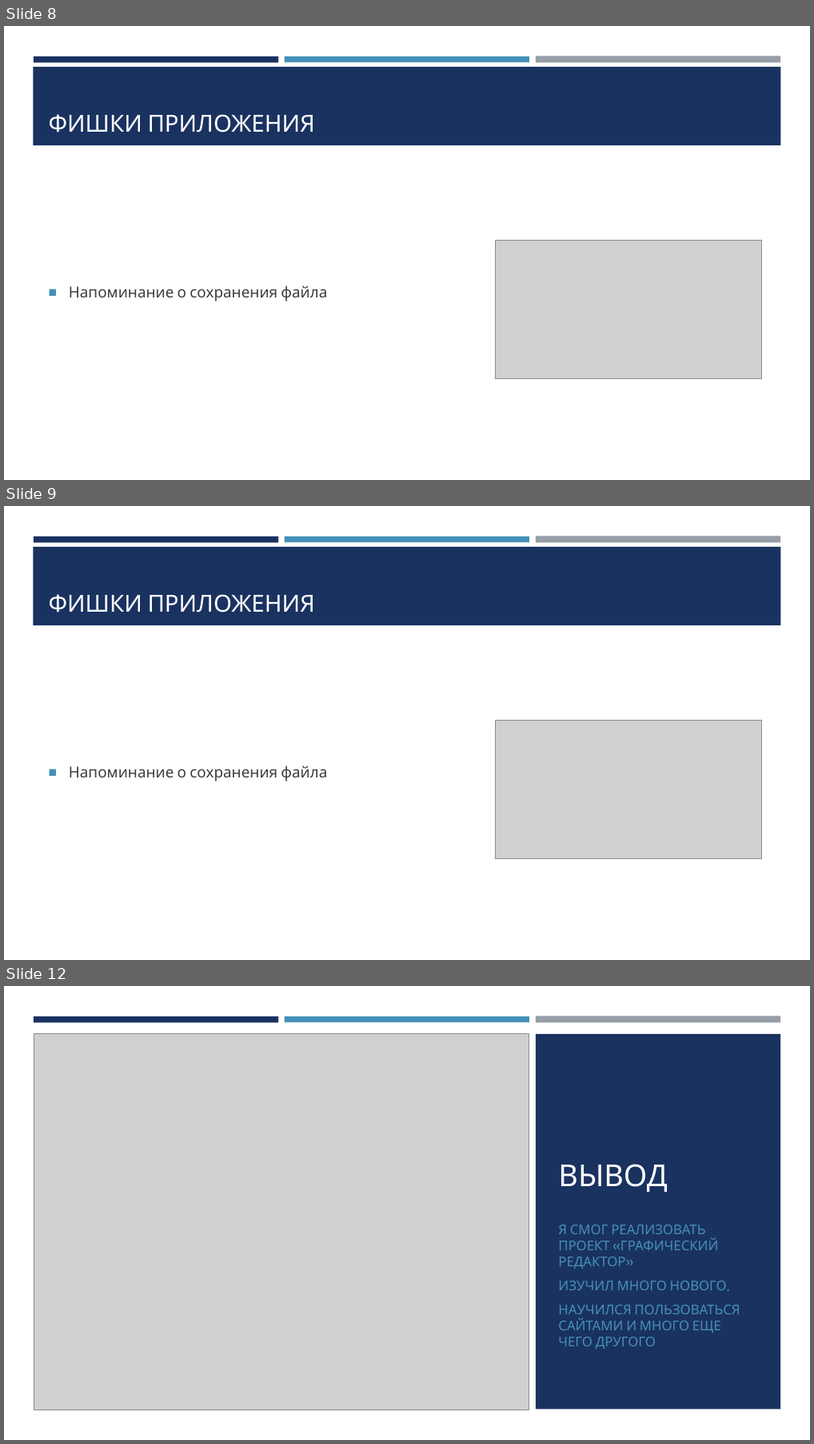
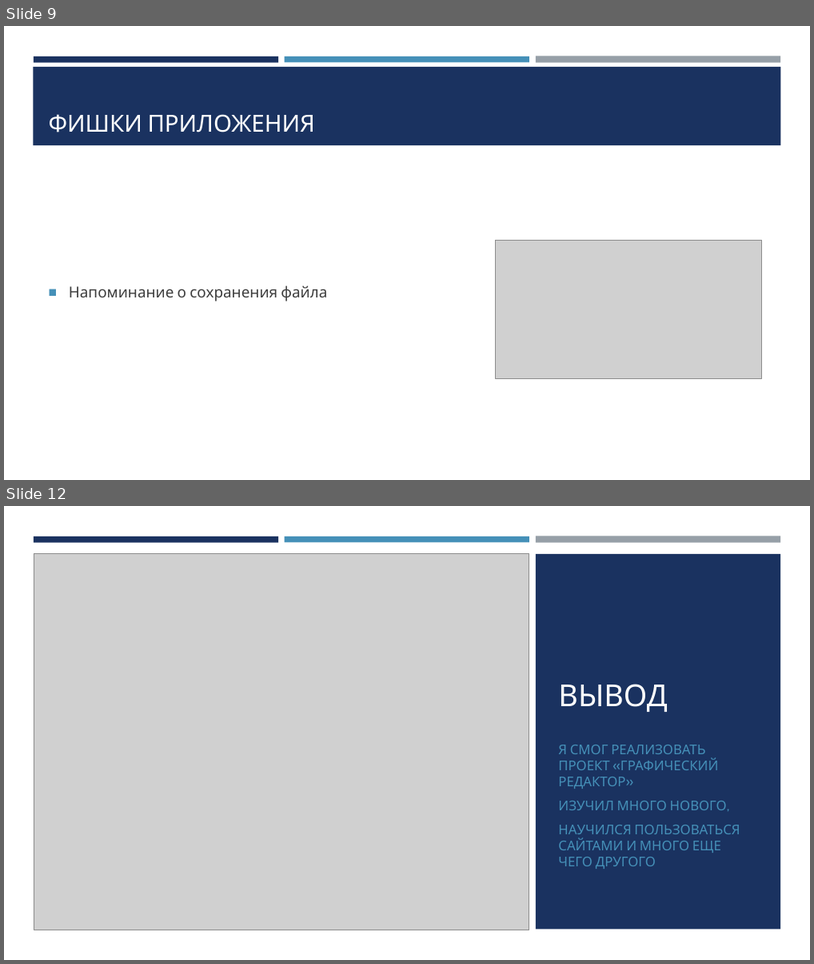
Before and after one commit to NORBI273COOL/PyQT-projectYandex-, a slide deck: Графический редактор на PyQT.pptx. Shown one above the other, each under a label of ours: slides 8, 9 and 12 before the commit, slides 9 and 12 after it; the slides between them are not shown. The pictures are 814x1444 and 814x964 pixels, drawn with LibreOffice and Linux fonts; fonts in the diff are those of the drawing; grey boxes stand for pictures. Boxes give left, top, right and bottom in pixels: in the first picture for what was removed or moved away, otherwise in the second. Text is boxed around its words. In the diff, an @@ line names an element or a change of style, - is before the commit and + after.

```diff
--- a/Графический редактор на PyQT.pptx
+++ b/Графический редактор на PyQT.pptx
@@ slide 9 removed at <box>4,506,810,960</box>, background #FFFFFF; not listed: 4 template elements that a slide beside it also shows @@
@@ title removed at <box>49,594,315,612</box> @@
-ФИШКИ ПРИЛОЖЕНИЯ
@@ picture removed at <box>495,720,762,859</box> @@
@@ text removed at <box>69,765,327,781</box> @@
-■ Напоминание о сохранения файла
@@ what was slide 8 is now slide 9 @@
```
Also in this commit, not shown: 6 slides changed, 1 slide added, 7 other files.
